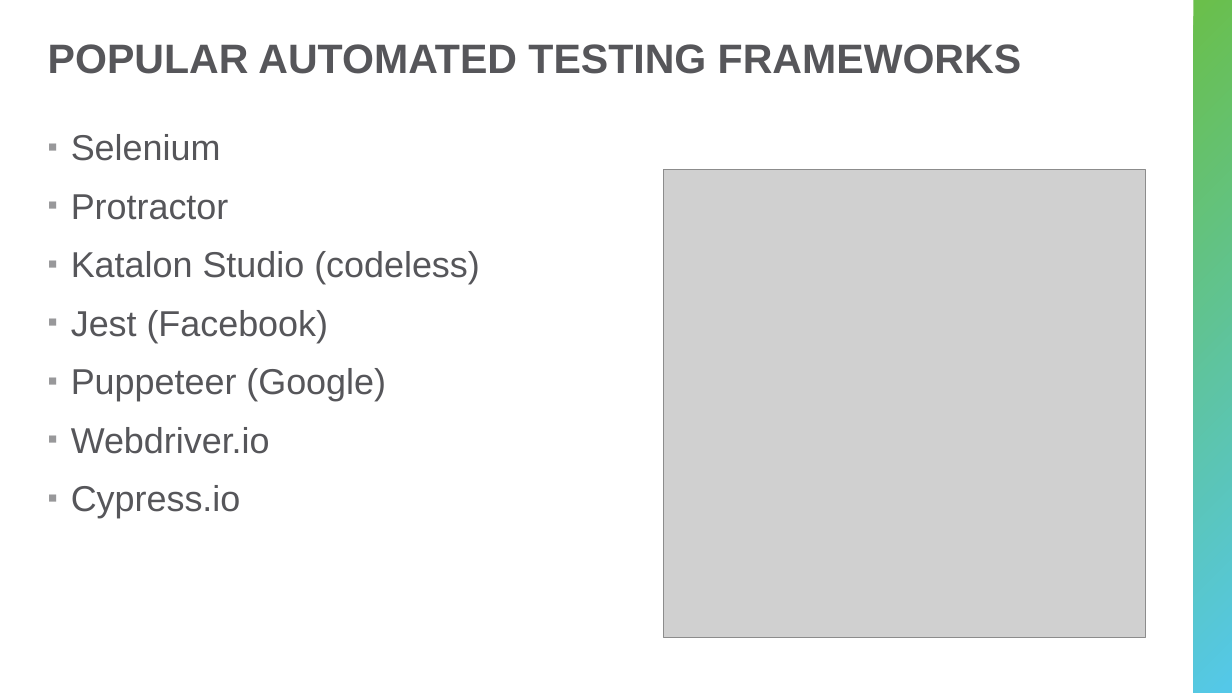
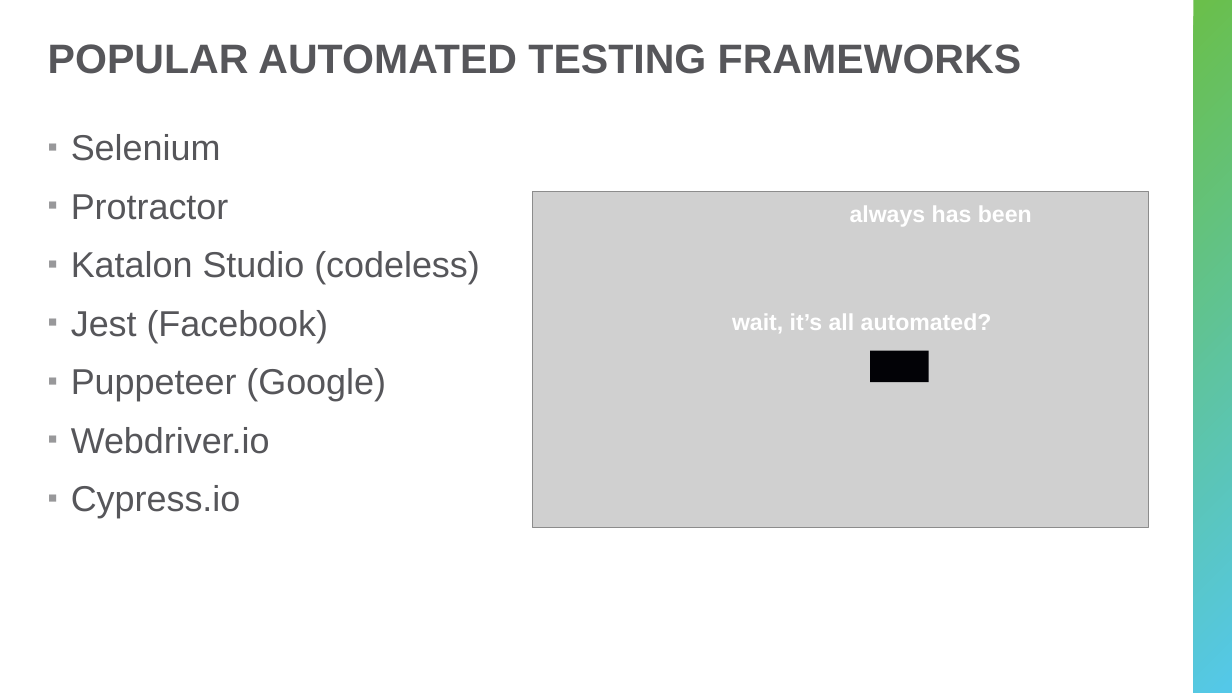
Before and after one commit to hytechcamps/automated-testing, a slide deck: slide 5 of AutomatedTestingForBeginners.pptx. Drawn at 1232x693 pixels with LibreOffice and Linux fonts; fonts in the diff are those of the drawing; grey boxes stand for pictures. Boxes give left, top, right and bottom in pixels: in the first picture for what was removed or moved away, otherwise in the second. Text is boxed around its words. In the diff, an @@ line names an element or a change of style, - is before the commit and + after.

```diff
--- a/AutomatedTestingForBeginners.pptx
+++ b/AutomatedTestingForBeginners.pptx
@@ picture: place and size @@
-picture at (664, 169, 1145, 638)
+picture at (532, 191, 1149, 528)
@@ text added at (850, 206, 1032, 226), 18 pt, text #FFFFFF, bold @@
+always has been
@@ text added at (732, 314, 992, 333), 18 pt, text #FFFFFF, bold @@
+wait, it’s all automated?
@@ rectangle added at (871, 351, 929, 383), fill #020206 @@
```
Also in this commit, not shown: 3 other slides changed.
